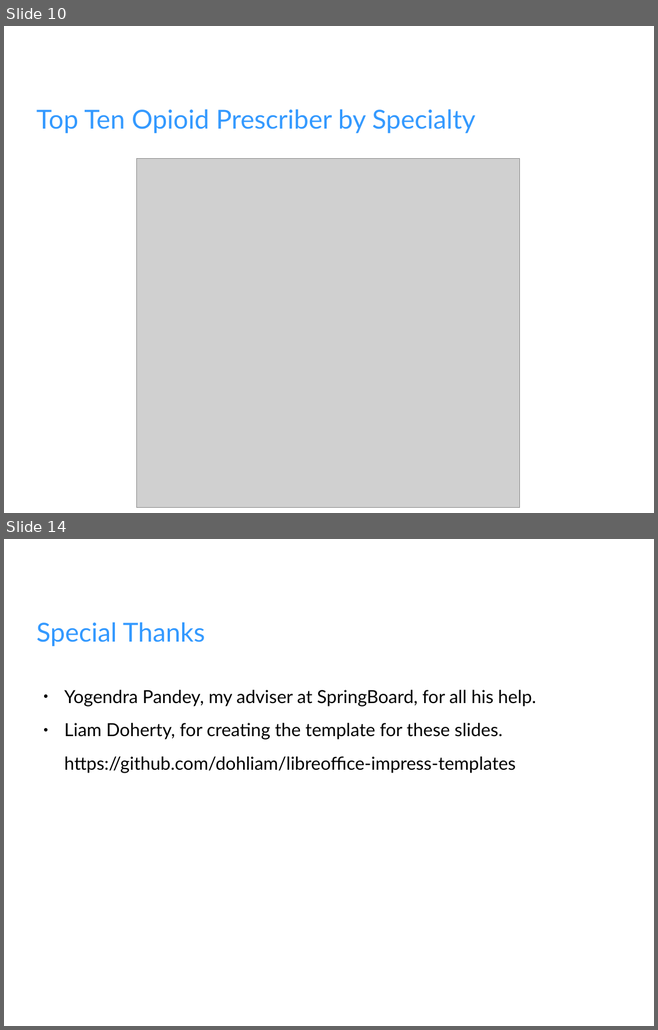
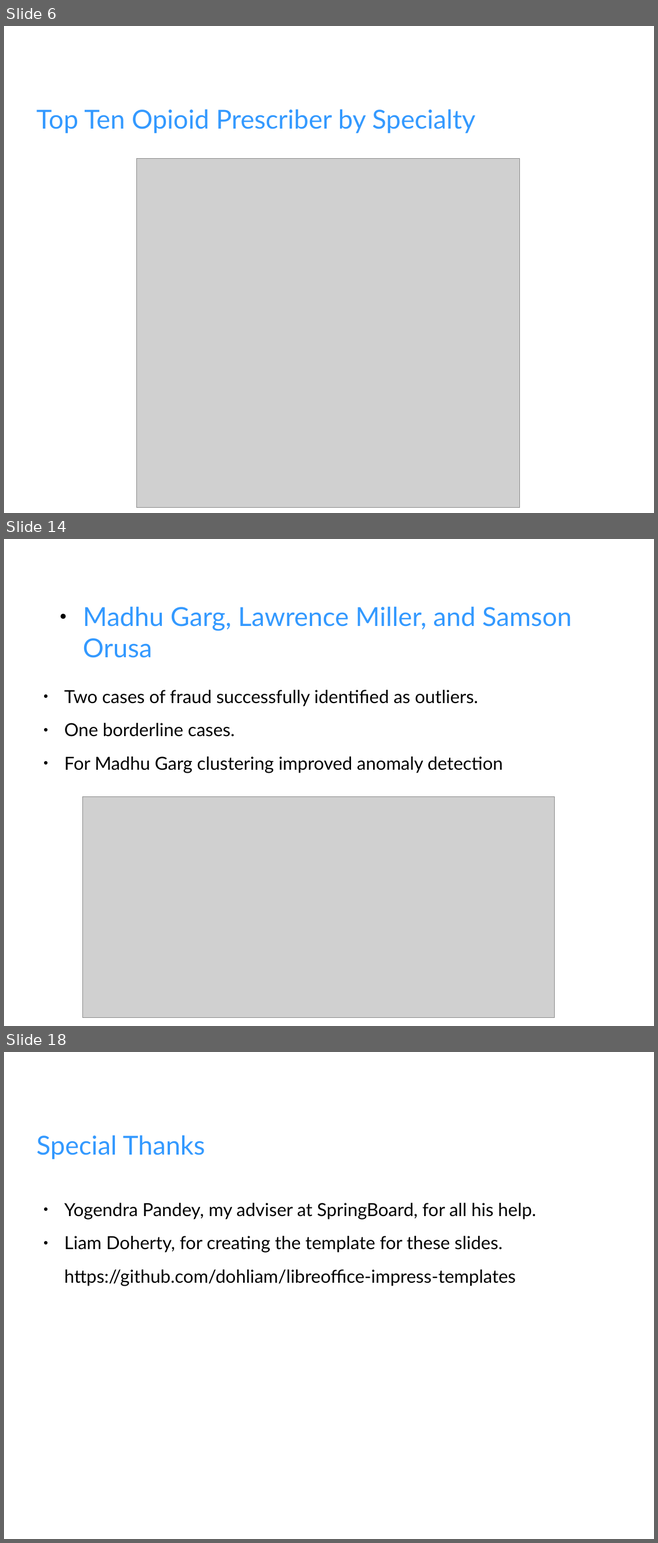
Before and after one commit to fullmetalchem15t/Springboard, a slide deck: opioid/Opoid_Slides.odp. Shown one above the other, each under a label of ours: slides 10 and 14 before the commit, slides 6, 14 and 18 after it; the slides between them are not shown. The pictures are 658x1030 and 658x1543 pixels, drawn with LibreOffice and Linux fonts; fonts in the diff are those of the drawing; grey boxes stand for pictures; background and template pictures are left out. Boxes give left, top, right and bottom in pixels: in the first picture for what was removed or moved away, otherwise in the second. Text is boxed around its words. In the diff, an @@ line names an element or a change of style, - is before the commit and + after.

```diff
--- a/opioid/Opoid_Slides.odp
+++ b/opioid/Opoid_Slides.odp
@@ slide 14 added at (x1=4, y1=539, x2=654, y2=1026), background picture (left out) @@
@@ title added at (x1=83, y1=606, x2=571, y2=658), 32 pt, text #3399FF @@
+  ● Madhu Garg, Lawrence Miller, and Samson Orusa
@@ text added at (x1=64, y1=690, x2=503, y2=773), 22 pt, text #000000 @@
+● Two cases of fraud successfully identified as outliers.
+● One borderline cases.
+● For Madhu Garg clustering improved anomaly detection
@@ picture added at (x1=82, y1=797, x2=554, y2=1018) @@
@@ what was slide 10 is now slide 6 @@
@@ what was slide 14 is now slide 18 @@
```
Also in this commit, not shown: 4 slides changed, 8 other slides added, 5 slides removed, 2 other files.
